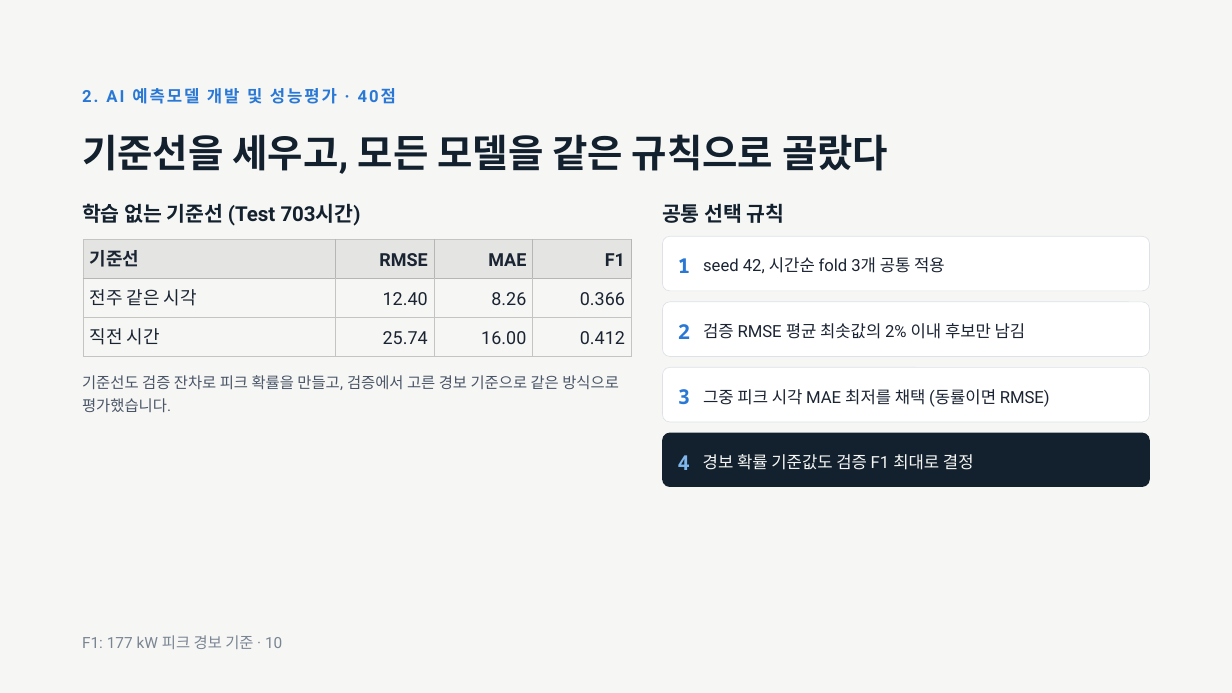
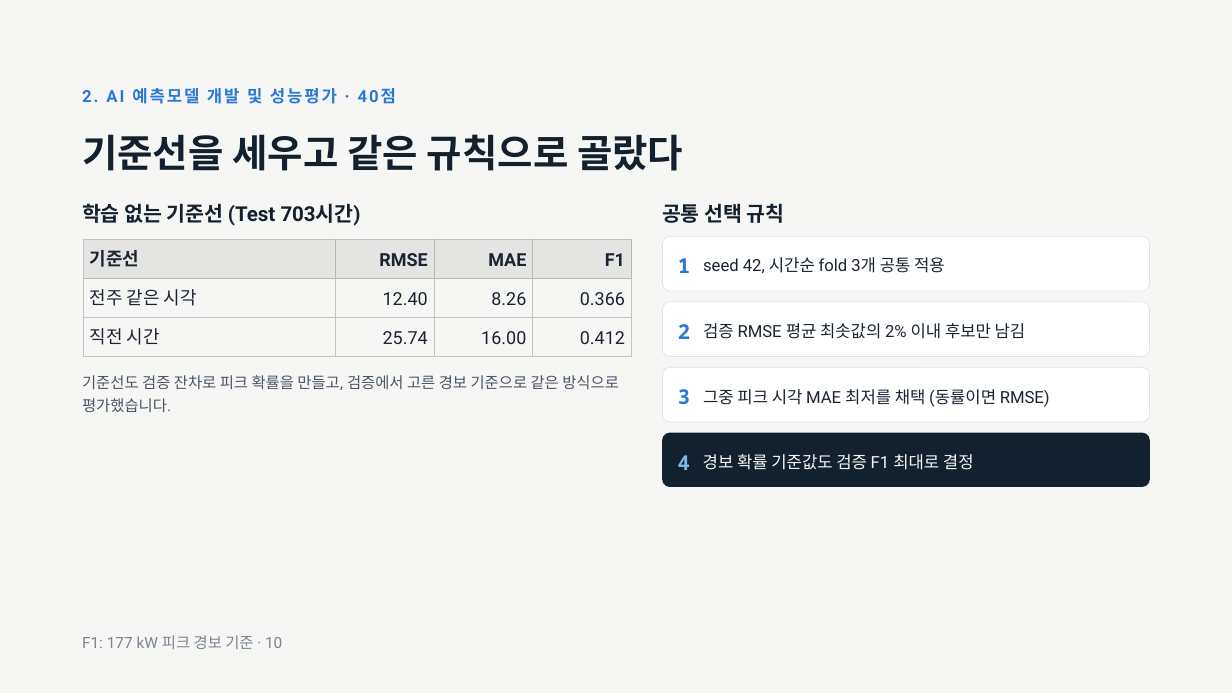
Before and after one commit to jgi0117/KAMP-Competition, a slide deck: slide 10 of docs/presentation/OKM 전력 피크 예측 발표.pptx. Drawn at 1232x693 pixels with LibreOffice and Linux fonts; fonts in the diff are those of the drawing. Boxes give left, top, right and bottom in pixels: in the first picture for what was removed or moved away, otherwise in the second. Text is boxed around its words. In the diff, an @@ line names an element or a change of style, - is before the commit and + after.

```diff
--- a/docs/presentation/OKM 전력 피크 예측 발표.pptx
+++ b/docs/presentation/OKM 전력 피크 예측 발표.pptx
@@ title at (82, 134, 683, 171): text changed @@
-기준선을 세우고, 모든 모델을 같은 규칙으로 골랐다
+기준선을 세우고 같은 규칙으로 골랐다
```
Also in this commit, not shown: 12 other slides changed.
